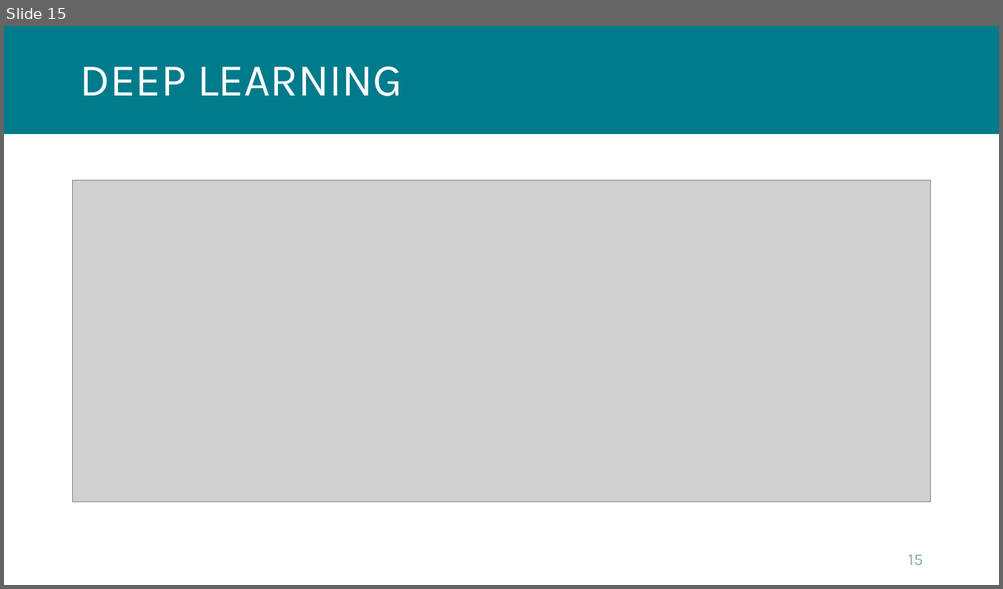
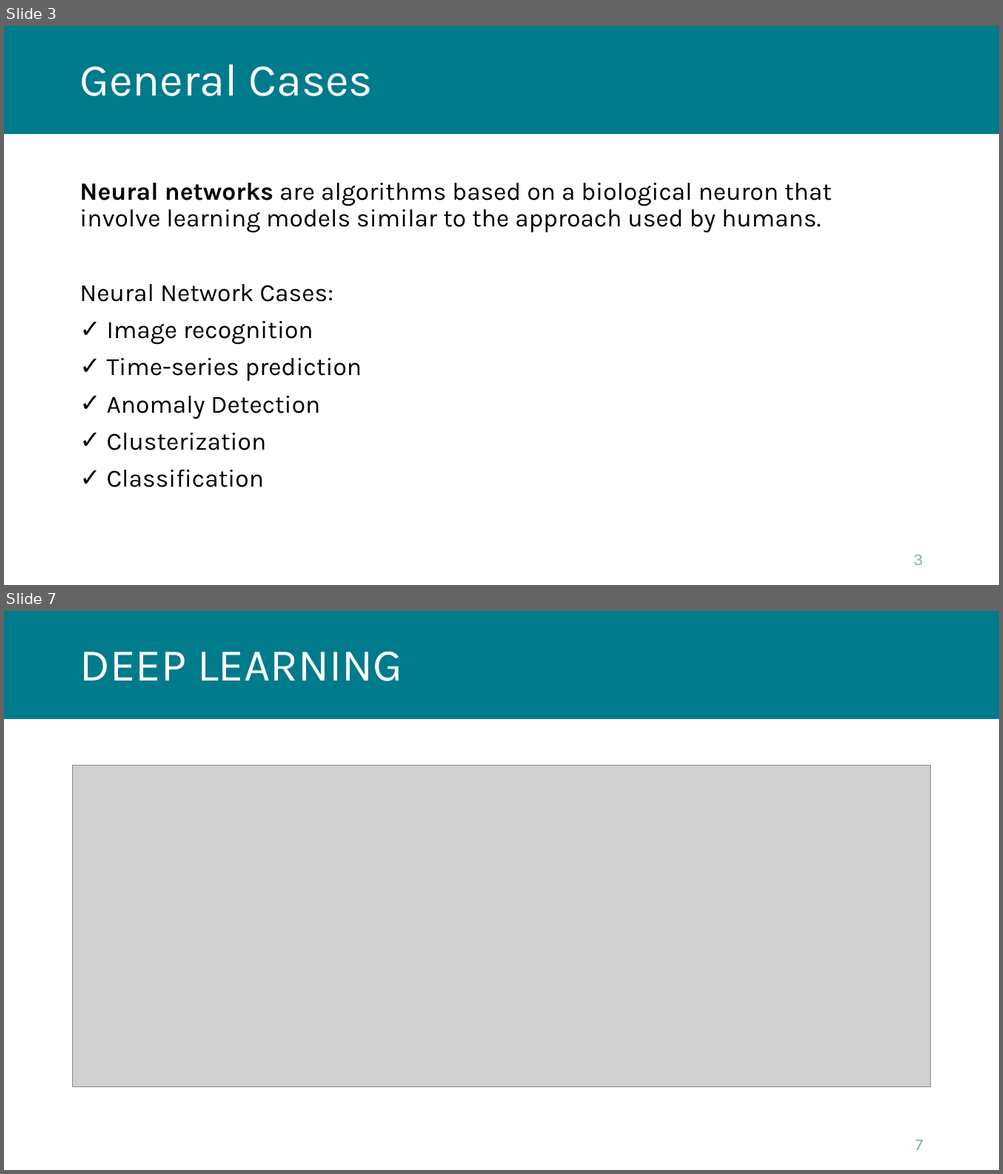
Before and after one commit to kleban/r-course-eng, a slide deck: pptx/071_Neural_Networks.pptx. Shown one above the other, each under a label of ours: slide 15 before the commit, slides 3 and 7 after it; the slides between them are not shown. The pictures are 1003x589 and 1003x1174 pixels, drawn with LibreOffice and Linux fonts; fonts in the diff are those of the drawing; grey boxes stand for pictures; background and template pictures are left out. Boxes give left, top, right and bottom in pixels: in the first picture for what was removed or moved away, otherwise in the second. Text is boxed around its words. In the diff, an @@ line names an element or a change of style, - is before the commit and + after.

```diff
--- a/pptx/071_Neural_Networks.pptx
+++ b/pptx/071_Neural_Networks.pptx
@@ slide 3 added at [4,26,999,585], background #FFFFFF; not listed: 1 template element that a slide beside it also shows @@
@@ title added at [79,64,373,96], 44 pt, text #FFFFFF @@
+General Cases
@@ text added at [79,183,831,488], 24 pt, text #000000 @@
+Neural networks are algorithms based on a biological neuron that involve learning models similar to the approach used by humans.
+Neural Network Cases:
+✓ Image recognition
+✓ Time-series prediction
+✓ Anomaly Detection
+✓ Clusterization
+✓ Classification
@@ page number added at [913,555,922,565], 16 pt, text #8CA9B2 @@
+3
@@ what was slide 15 is now slide 7 @@
@@ page number at [915,1140,922,1150]: text changed @@
-15
+7
```
Also in this commit, not shown: 2 slides changed, 5 other slides added, 15 slides removed, 5 other files.
